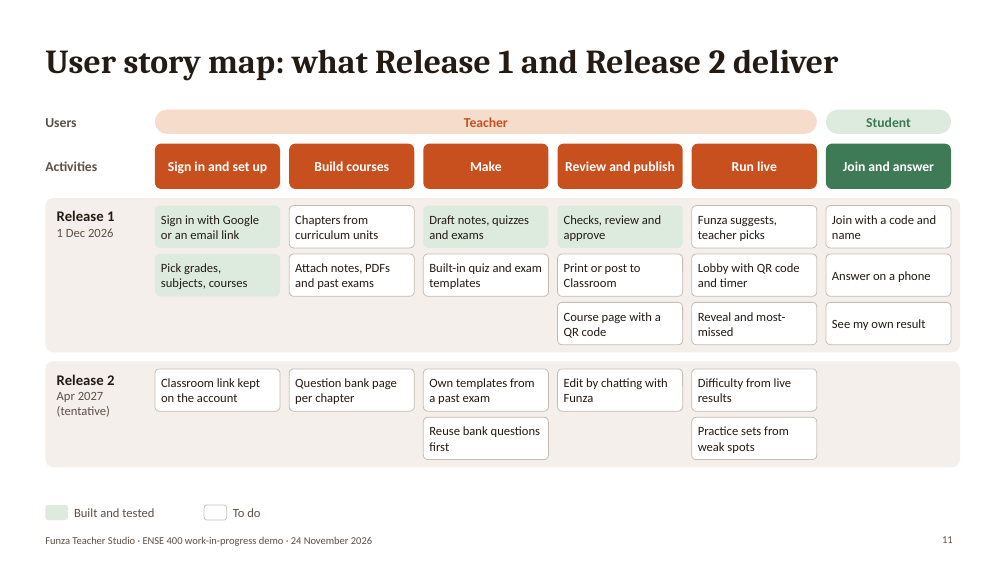
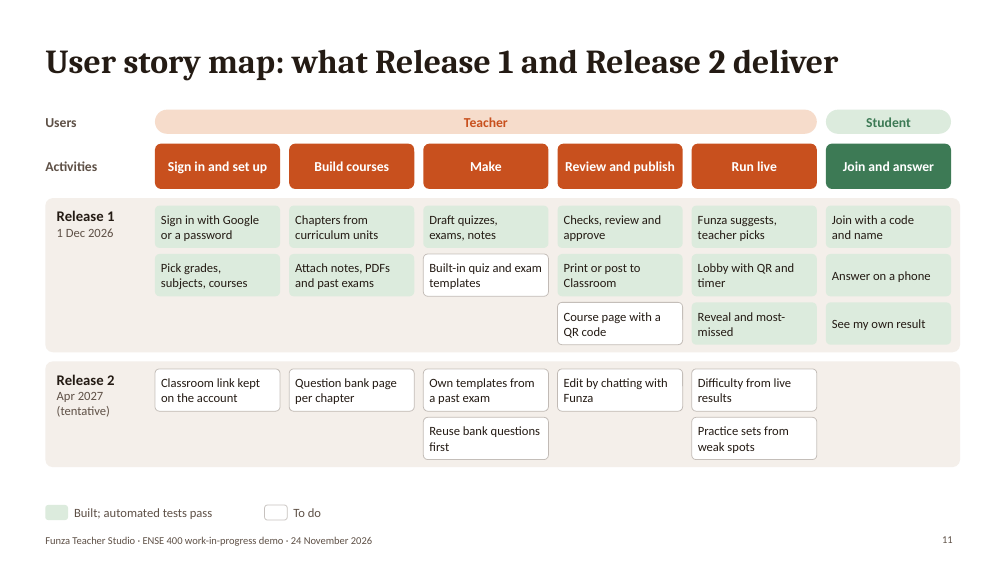
Before and after one commit to Binborg1/Final-2027, a slide deck: slide 11 of docs/06_presentations/01_work_in_progress_demo/01_work_in_progress_demo.pptx. Drawn at 1008x567 pixels with LibreOffice and Linux fonts; fonts in the diff are those of the drawing; background and template pictures are left out. Boxes give left, top, right and bottom in pixels: in the first picture for what was removed or moved away, otherwise in the second. Text is boxed around its words. In the diff, an @@ line names an element or a change of style, - is before the commit and + after.

```diff
--- a/docs/06_presentations/01_work_in_progress_demo/01_work_in_progress_demo.pptx
+++ b/docs/06_presentations/01_work_in_progress_demo/01_work_in_progress_demo.pptx
@@ text "Join with a code and ..." rewrapped from (x1=832, y1=215, x2=936, y2=239) to (x1=832, y1=215, x2=914, y2=239) @@
@@ text at (x1=161, y1=215, x2=259, y2=241): text changed @@
-Sign in with Google or an email link
+Sign in with Google or a password
@@ text at (x1=429, y1=215, x2=498, y2=241): text changed @@
-Draft notes, quizzes and exams
+Draft quizzes, exams, notes
@@ text at (x1=698, y1=263, x2=794, y2=287): text changed @@
-Lobby with QR code and timer
+Lobby with QR and timer
@@ fill #FFFFFF to #DCEBDD; outline #5E5046 0.75 pt to none in 9 elements at (x1=290, y1=206, x2=415, y2=248), (x1=290, y1=254, x2=415, y2=296), (x1=558, y1=254, x2=684, y2=296), (x1=692, y1=206, x2=817, y2=248), (x1=692, y1=254, x2=817, y2=296), (x1=692, y1=302, x2=817, y2=345), (x1=827, y1=206, x2=952, y2=248), (x1=827, y1=254, x2=952, y2=296), (x1=827, y1=302, x2=952, y2=345) @@
@@ text removed at (x1=74, y1=508, x2=154, y2=517) @@
-Built and tested
@@ text added at (x1=74, y1=508, x2=212, y2=519), 12 pt, text #5E5046 @@
+Built; automated tests pass
@@ rounded rectangle moved from (x1=204, y1=505, x2=227, y2=520) to (x1=265, y1=505, x2=287, y2=520) @@
@@ text "To do" moved from (x1=233, y1=508, x2=260, y2=517) to (x1=293, y1=508, x2=321, y2=517) @@
```
Also in this commit, not shown: 7 other slides changed, 1 slide added, 2 slides removed, 3 other files.
